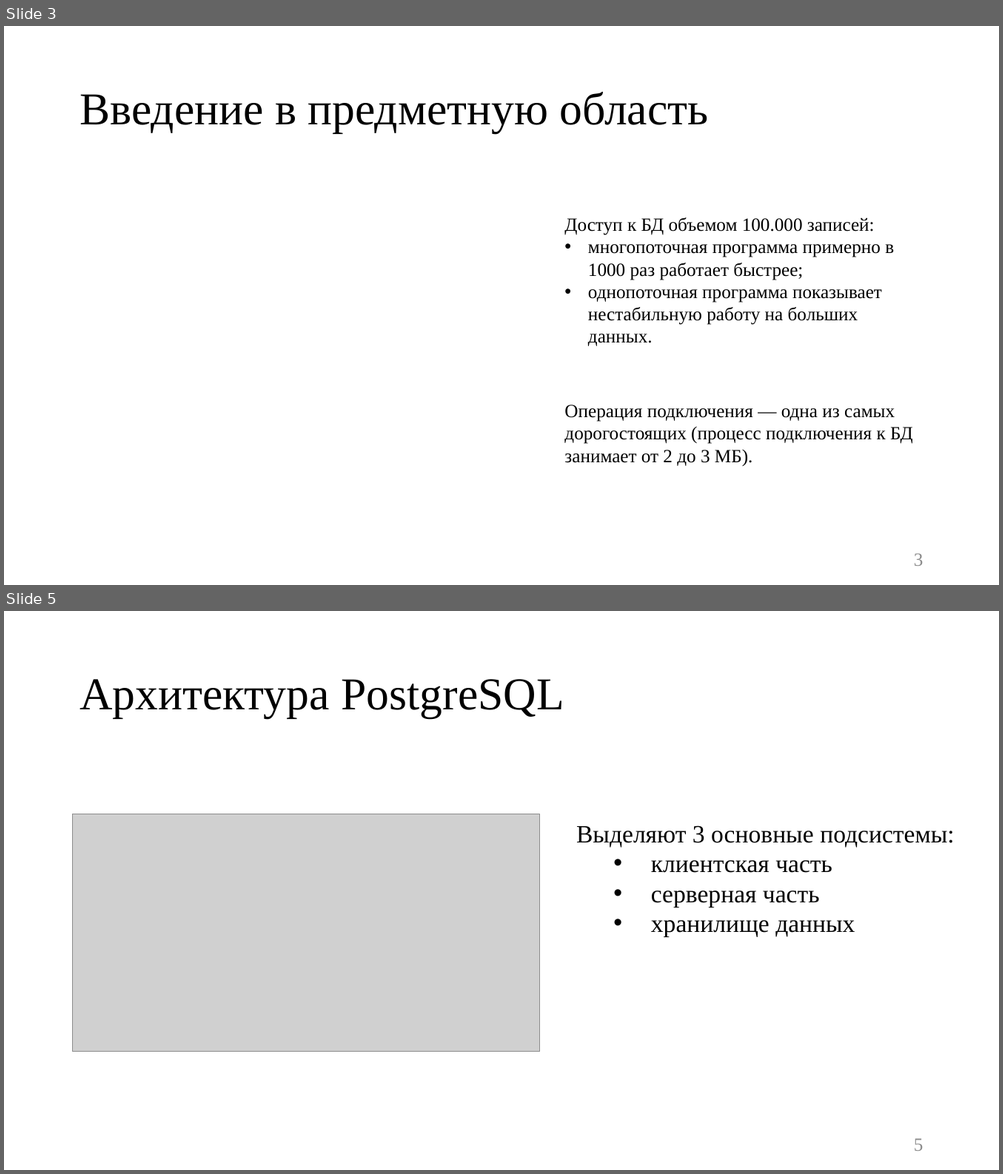
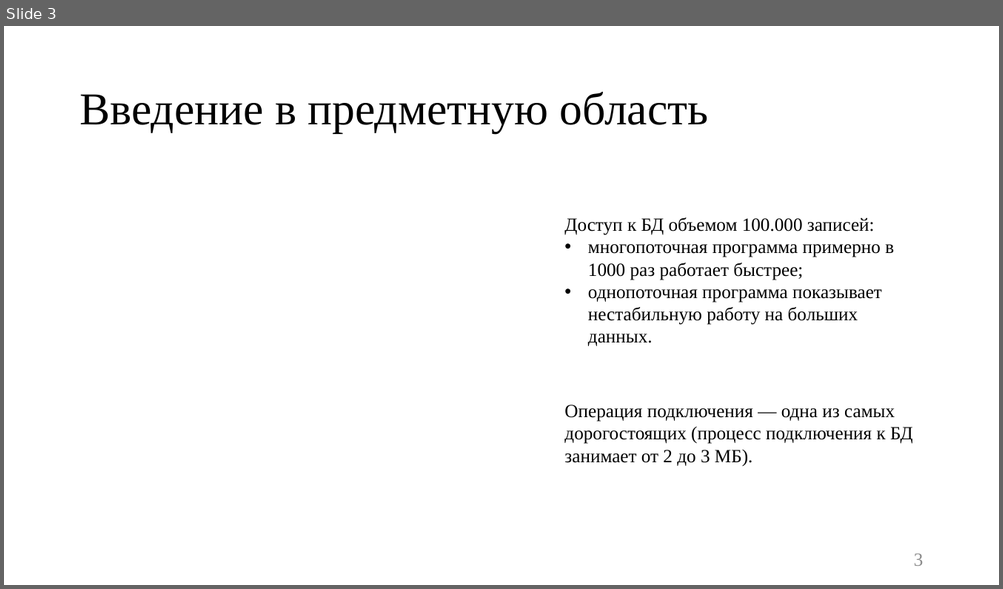
Before and after one commit to platosha-git/Diplom-theory, a slide deck: Презентация.pptx. Shown one above the other, each under a label of ours: slides 3 and 5 before the commit, slide 3 after it; the slides between them are not shown. The pictures are 1003x1174 and 1003x589 pixels, drawn with LibreOffice and Linux fonts; fonts in the diff are those of the drawing; grey boxes stand for pictures. Boxes give left, top, right and bottom in pixels: in the first picture for what was removed or moved away, otherwise in the second. Text is boxed around its words. In the diff, an @@ line names an element or a change of style, - is before the commit and + after.

```diff
--- a/Презентация.pptx
+++ b/Презентация.pptx
@@ slide 5 removed at (x1=4, y1=611, x2=999, y2=1170), background #FFFFFF @@
@@ title removed at (x1=79, y1=679, x2=564, y2=718) @@
-Архитектура PostgreSQL
@@ picture removed at (x1=73, y1=815, x2=540, y2=1052) @@
@@ text removed at (x1=576, y1=826, x2=953, y2=937) @@
-Выделяют 3 основные подсистемы:
-  • клиентская часть
-  • серверная часть
-  • хранилище данных
@@ page number removed at (x1=913, y1=1139, x2=923, y2=1151) @@
-5
```
Also in this commit, not shown: 12 slides changed, 2 slides added, 3 other slides removed, 20 other files.
